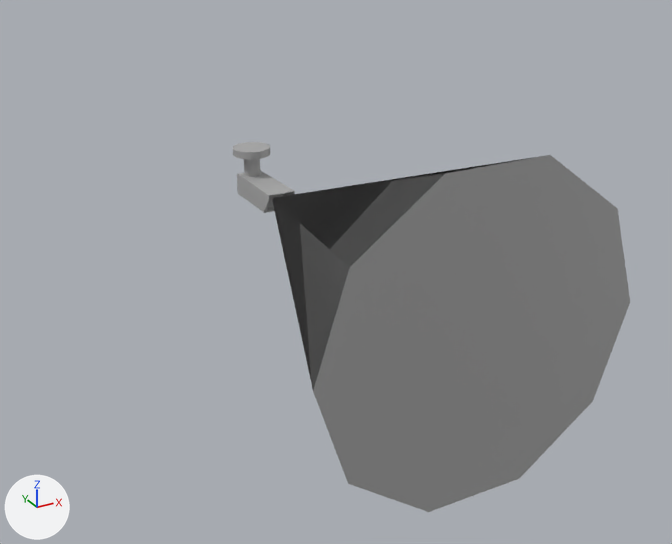
The FBX model Assets/Models/securityCamera.fbx: old version first, new version second.
The view is the same before and after, from a camera (50 mm lens) standing at (-0.73, -1.64, 0.63) and looking at (0.27, 0.19, -0.29). Every picture has the same lights, and +X, +Y and +Z are marked at lower left. Where no turn or scale is listed for an object, it has been applied to the vertices.

The first picture shows 'light', 'sexCam'.
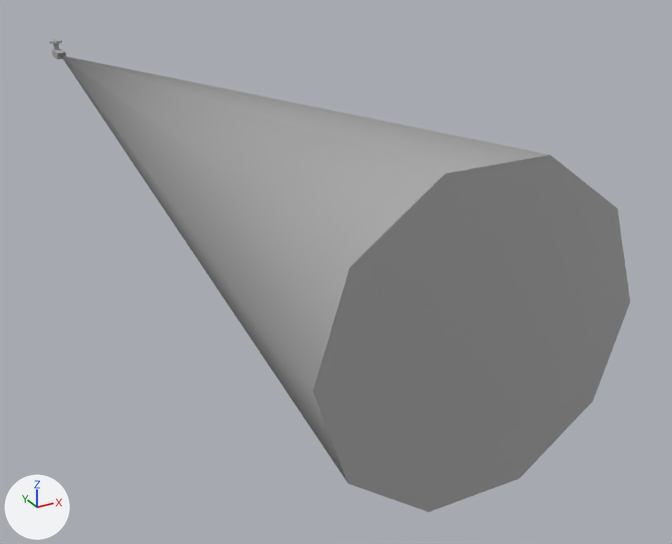
The newer file is also rescaled (x1.893), turned or shifted as a whole; pictures and numbers use the older file's frame.

Changed parts and their boxes [x1, y1, x2, y2] in the pictures (672 x 544 px; the box of a moved part takes in the faces that stretch with it):
'light', reshaped (59% wider, 28% taller)
    before: [272, 155, 630, 512]
    after: [61, 56, 630, 512]
'sexCam', deleted
    before: [233, 142, 295, 213]
'camera', added
    after: [52, 49, 66, 59]
'ceilingPiece', added
    after: [50, 40, 62, 50]
part 1 of me_mesh_001, moved or reshaped
    before: [272, 156, 541, 390]
    after: [61, 56, 549, 483]

Patch to the scene script:
```diff
--- a/Assets/Models/securityCamera.fbx.py
+++ b/Assets/Models/securityCamera.fbx.py
@@ me_mesh_001 @@
 me_mesh_001.from_pydata(...)  # 11 vertices, 11 faces; spans x -0.269..0.269, y -0.694..0.0, z -0.256..0.256
 # used by ob_light; location = (0.0, -0.044, 0.021)
-me_mesh_001.vertices[10].co = (0.0, 0.0, 0.0)
+# me_mesh_001 part 1
+me_mesh_001.vertices[10].co = (0.0, 1.704, 0.0)
 me_mesh_001.materials.append(mat_standardsurface1)
@@ me_mesh_001_1 @@
+me_mesh_001_1.from_pydata(...)  # 44 vertices, 42 faces; spans x -0.0147..0.0147, y -0.042..0.042, z -0.012..0.012
+me_mesh_001_1.materials.append(mat_standardsurface1)  # grey #aaaaaa
@@ me_mesh_1 @@
+me_mesh_1.from_pydata(...)  # 244 vertices, 240 faces; spans x -0.0201..0.0201, y -0.0201..0.0201, z -0.0169..0.0169
+me_mesh_1.materials.append(mat_standardsurface1)  # grey #aaaaaa
@@ ob_sexcam @@
-ob_sexcam = bpy.data.objects.new('sexCam', me_mesh)
-ob_sexcam.location = (0.0, -0.004, 0.051)
@@ ob_camera @@
+ob_camera = bpy.data.objects.new('camera', me_mesh_001_1)
+ob_camera.location = (0.0, 1.676, 0.022)
@@ ob_ceilingpiece @@
+ob_ceilingpiece = bpy.data.objects.new('ceilingPiece', me_mesh_1)
+ob_ceilingpiece.location = (0.0, 1.708, 0.047)
```
